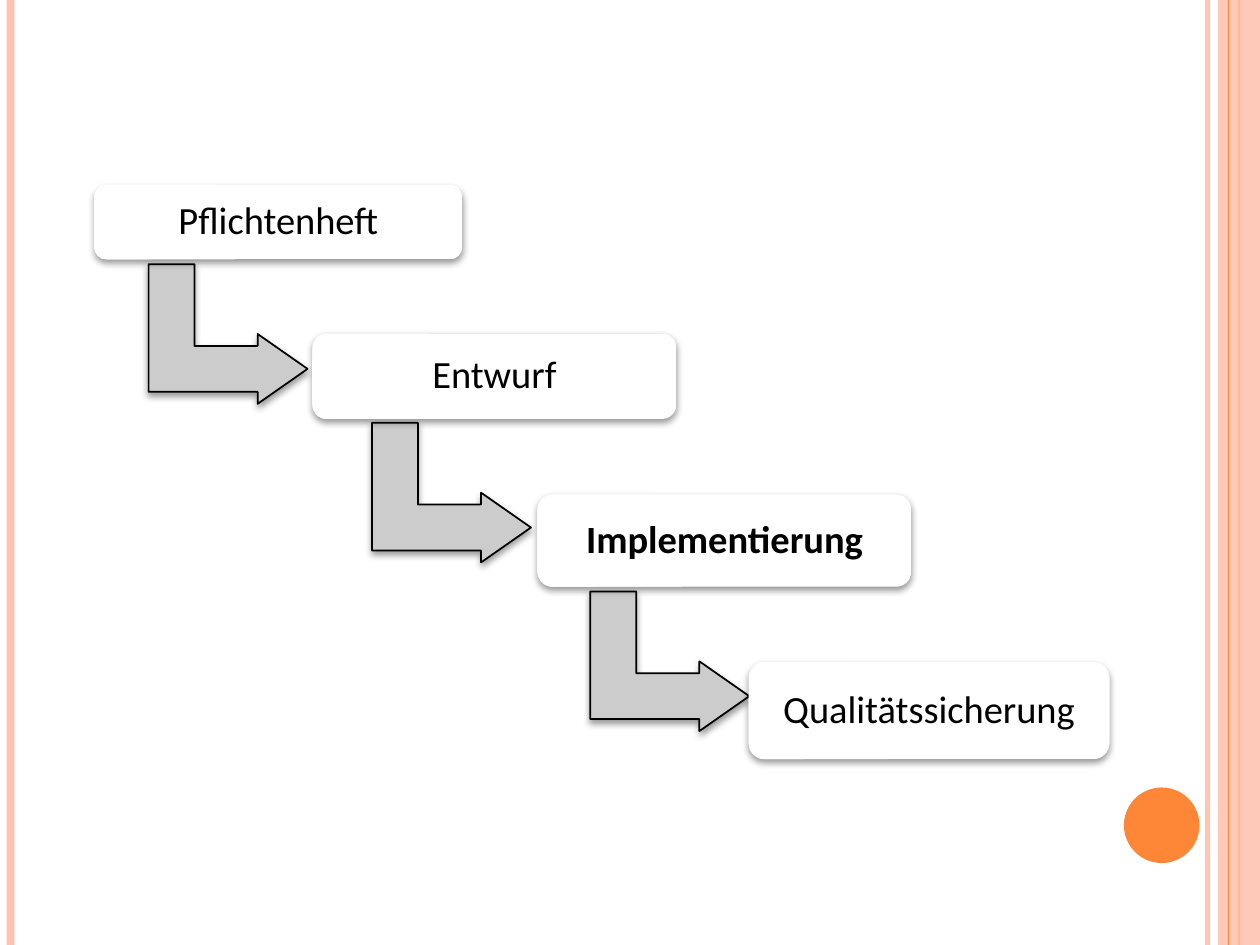
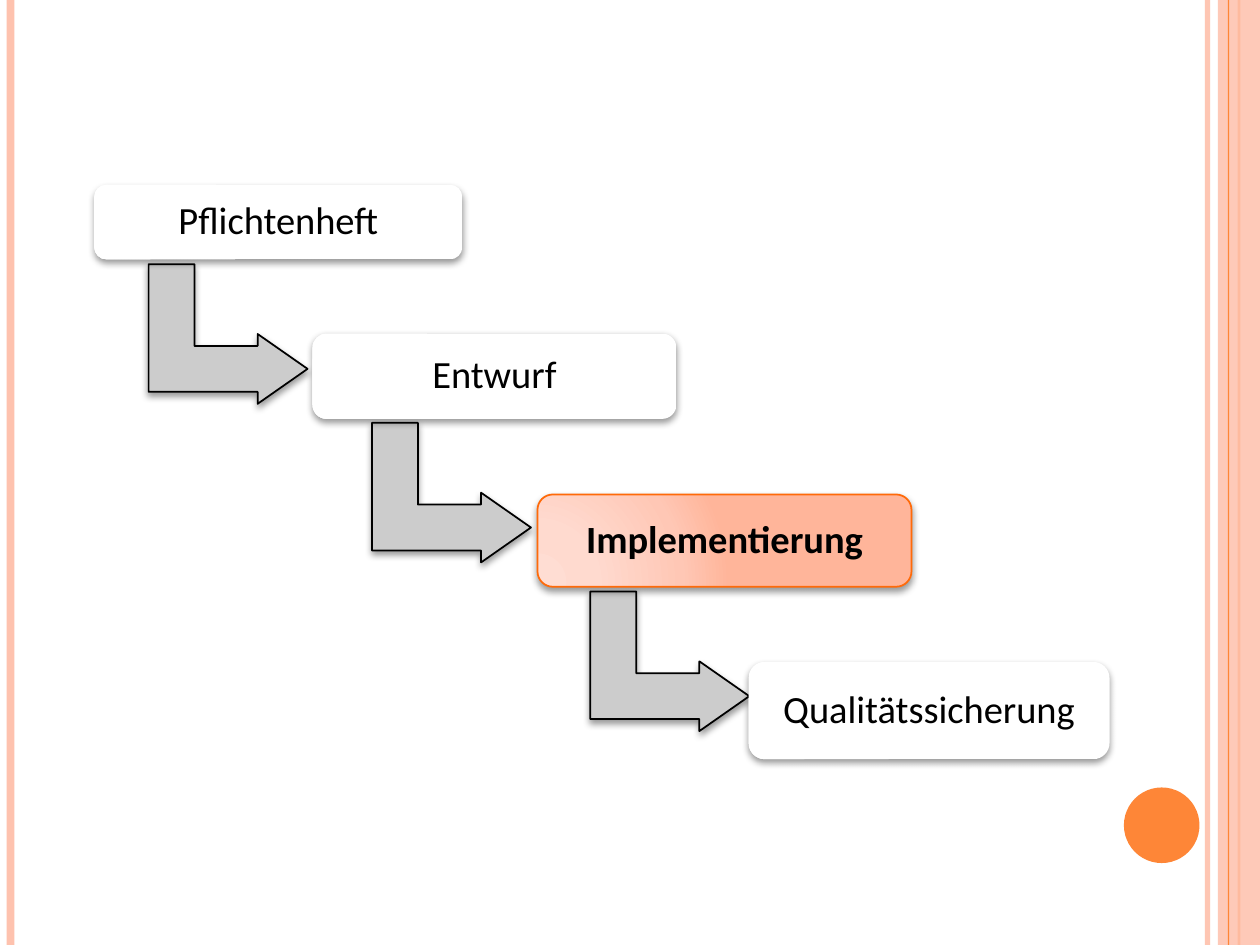
Before and after one commit to YuKitAs/fridget-android, a slide deck: slide 10 of documentation/Abschluss/Abschlusspräsentation.pptx. Drawn at 1260x945 pixels with LibreOffice and Linux fonts; fonts in the diff are those of the drawing. Boxes give left, top, right and bottom in pixels: in the first picture for what was removed or moved away, otherwise in the second. Text is boxed around its words. In the diff, an @@ line names an element or a change of style, - is before the commit and + after.

```diff
--- a/documentation/Abschluss/Abschlusspräsentation.pptx
+++ b/documentation/Abschluss/Abschlusspräsentation.pptx
@@ freeform shape "Implementierung" at <box>538,494,912,586</box>: fill #FFFFFF to gradient #FFDED5 to #FFDBD0 to #FFC8B6 to #FFB59B; outline none to #FF6B0A 1 pt @@
```
Also in this commit, not shown: 5 other slides changed.
